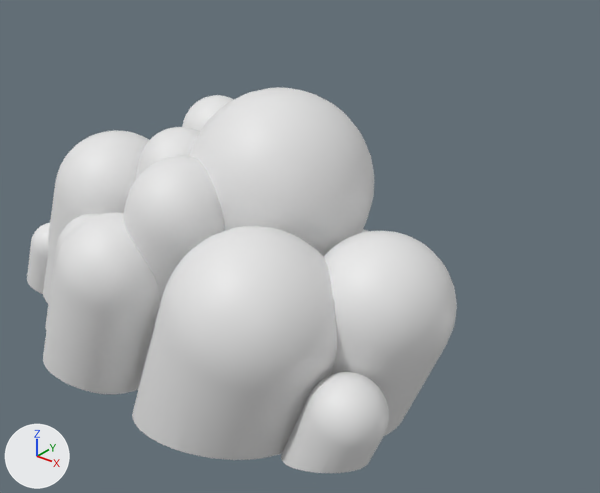
A saved change to the FBX model Assets/cloud.fbx.
Both versions are drawn from a 50 mm lens placed at (6.45, -6.6, 4.56), pointed at (-0.68, 2.31, -0.97). The axes (+X, +Y, +Z) are drawn at lower left. The lights are the same throughout.

The first picture shows 'cloud'.
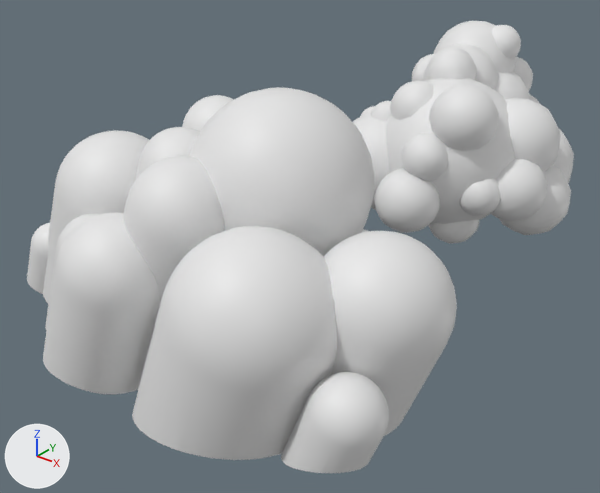
The change, as a diff of the scene's bpy script:
```diff
--- a/Assets/cloud.fbx.py
+++ b/Assets/cloud.fbx.py
@@ me_icosphere @@
+me_icosphere.from_pydata(...)  # 5184 vertices, 10240 faces; spans x -1.79..2.07, y -2.59..2.6, z -1.48..1.75
@@ ob_cloud2 @@
+ob_cloud2 = bpy.data.objects.new('cloud2', me_icosphere)
+ob_cloud2.location = (0.0, 6.0, 0.0)
```

Pixel boxes [x1, y1, x2, y2] of what changed, in the pictures (600 x 493 px):
'cloud2', added
    after: [353, 21, 574, 244]
